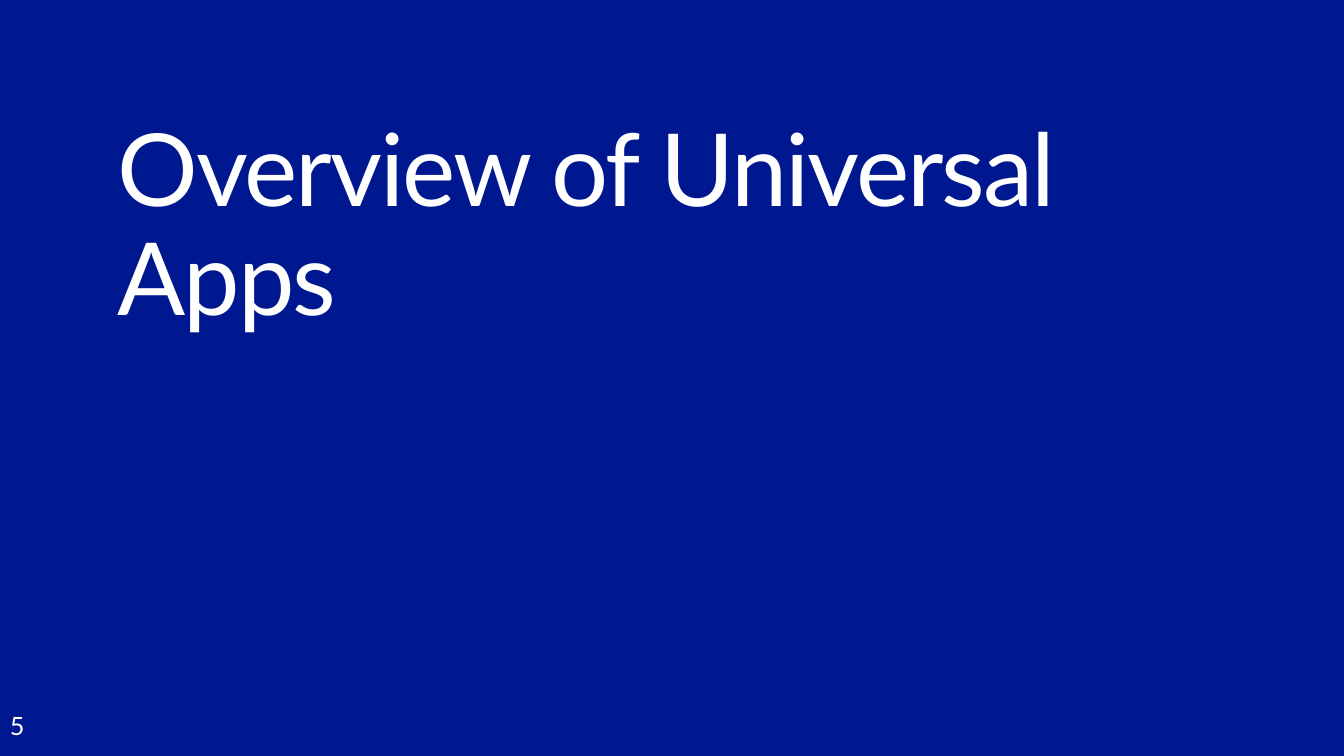
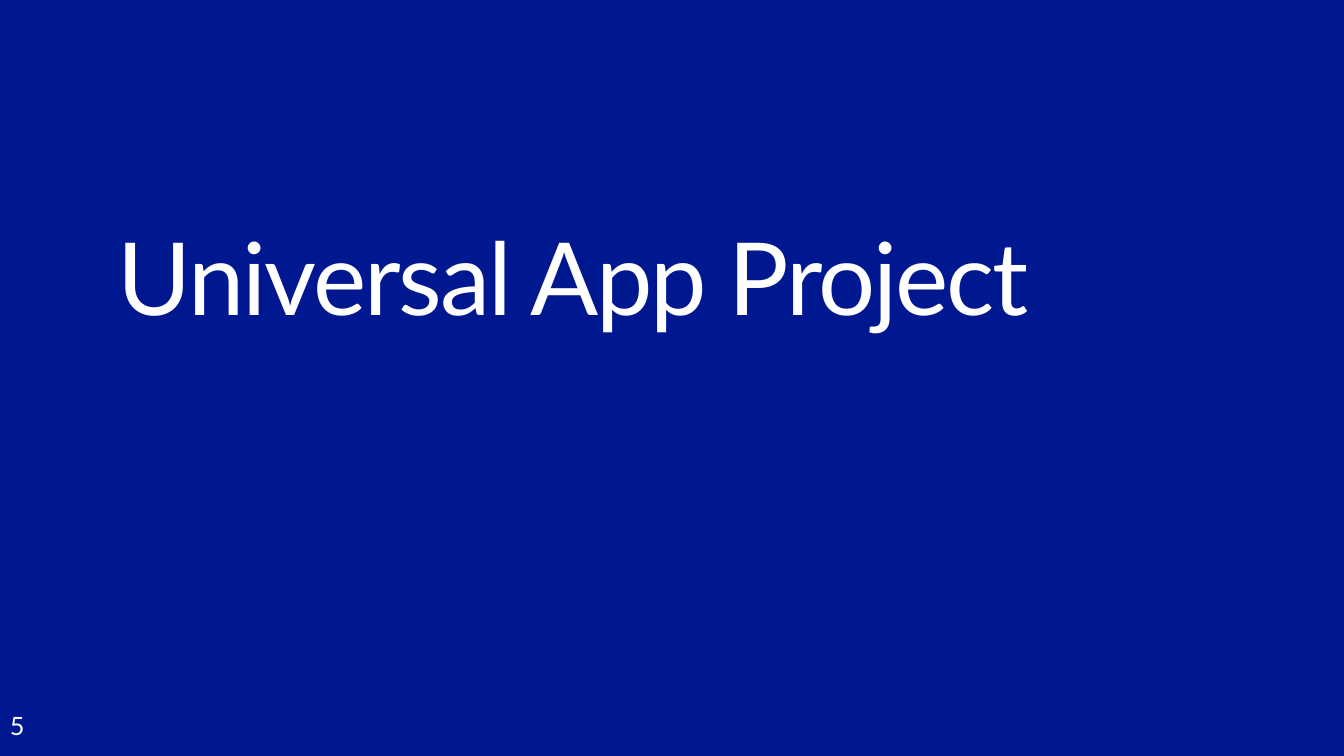
Before and after one commit to OfficeDev/TrainingContent, a slide deck: slide 5 of O3654-5 Deep dive into native Universal Windows App Development with Office 365 APIs/Deep Dive into native Universal App development with Office 365 APIs.pptx. Drawn at 1344x756 pixels with LibreOffice and Linux fonts; fonts in the diff are those of the drawing; background and template pictures are left out. Boxes give left, top, right and bottom in pixels: in the first picture for what was removed or moved away, otherwise in the second. Text is boxed around its words. In the diff, an @@ line names an element or a change of style, - is before the commit and + after.

```diff
--- a/O3654-5 Deep dive into native Universal Windows App Development with Office 365 APIs/Deep Dive into native Universal App development with Office 365 APIs.pptx
+++ b/O3654-5 Deep dive into native Universal Windows App Development with Office 365 APIs/Deep Dive into native Universal App development with Office 365 APIs.pptx
@@ title at (118,240,1029,333): text changed @@
-Overview of Universal Apps
+Universal App Project
```
Also in this commit, not shown: 3 other slides changed, 2 slides added.
